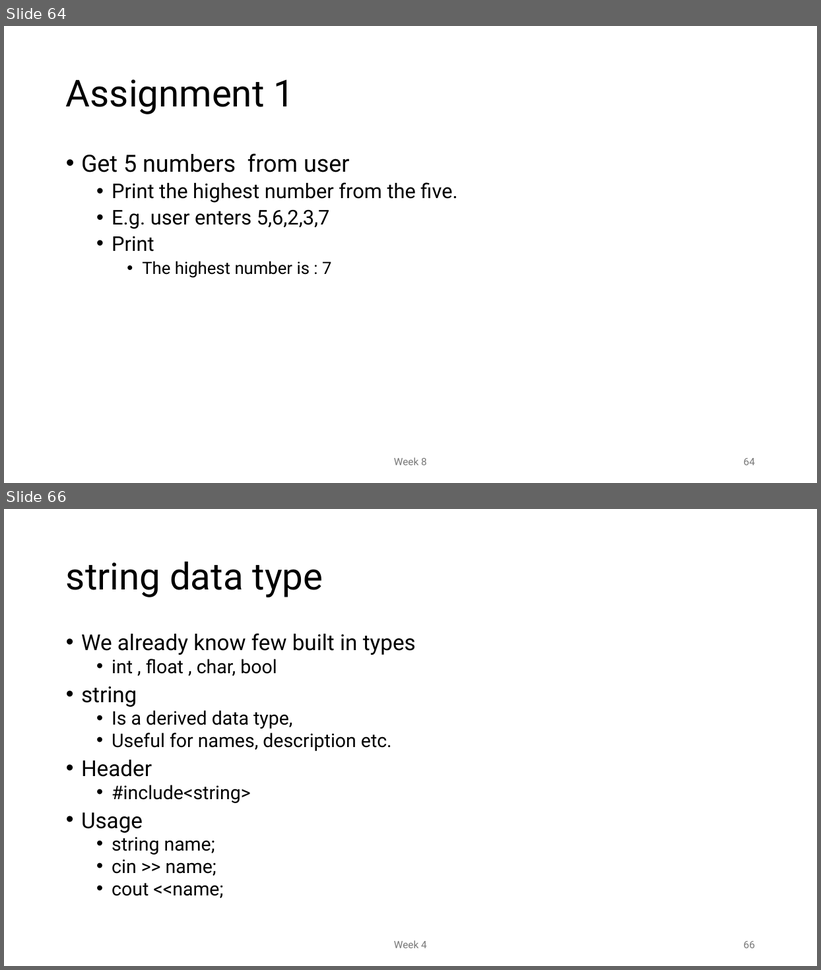
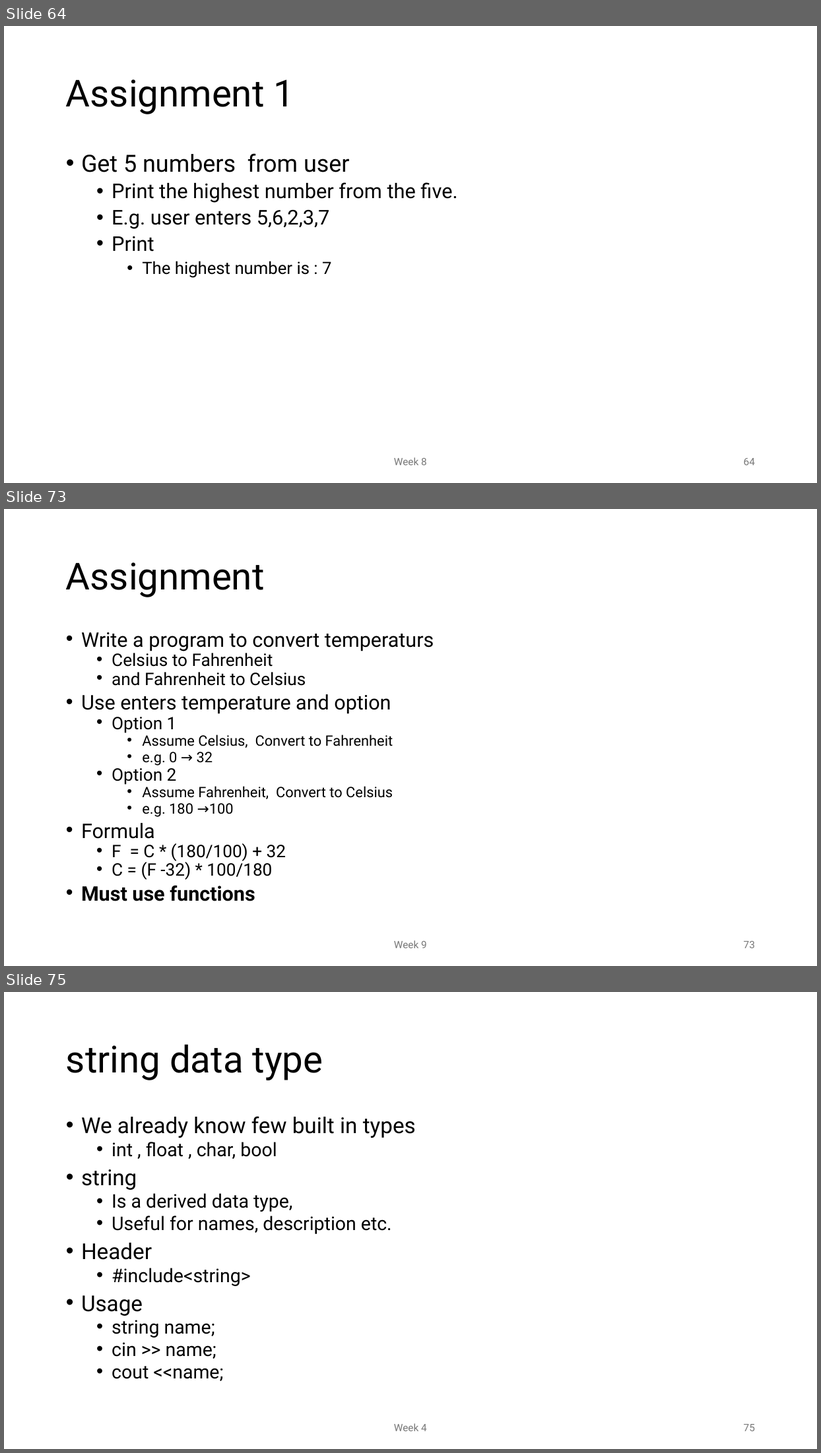
Before and after one commit to MoklaEducation/ems_fall_2025_cpp101, a slide deck: all/Intro to Programming_all.pptx. Shown one above the other, each under a label of ours: slides 64 and 66 before the commit, slides 64, 73 and 75 after it; the slides between them are not shown. The pictures are 821x970 and 821x1453 pixels, drawn with LibreOffice and Linux fonts; fonts in the diff are those of the drawing. Boxes give left, top, right and bottom in pixels: in the first picture for what was removed or moved away, otherwise in the second. Text is boxed around its words. In the diff, an @@ line names an element or a change of style, - is before the commit and + after.

Commit message:
Week 9 slides

```diff
--- a/all/Intro to Programming_all.pptx
+++ b/all/Intro to Programming_all.pptx
@@ slide 73 added at <box>4,509,817,966</box>, background #FFFFFF @@
@@ title added at <box>66,562,265,597</box>, 44 pt, text #000000 @@
+Assignment
@@ text added at <box>81,632,434,902</box>, 20.4 pt, text #000000 @@
+• Write a program to convert temperaturs
+  • Celsius to Fahrenheit
+  • and Fahrenheit to Celsius
+• Use enters temperature and option
+  • Option 1
+    • Assume Celsius, Convert to Fahrenheit
+    • e.g. 0 → 32
+  • Option 2
+    • Assume Fahrenheit, Convert to Celsius
+    • e.g. 180 →100
+• Formula
+  • F = C * (180/100) + 32
+  • C = (F -32) * 100/180
+• Must use functions
@@ text added at <box>394,941,427,949</box>, 12 pt, text #797979 @@
+Week 9
@@ page number added at <box>744,941,755,949</box>, 12 pt, text #797979 @@
+73
@@ what was slide 66 is now slide 75 @@
@@ page number at <box>744,1424,755,1432</box>: text changed @@
-66
+75
```
Also in this commit, not shown: 2 slides changed, 8 other slides added, 1 other file.
